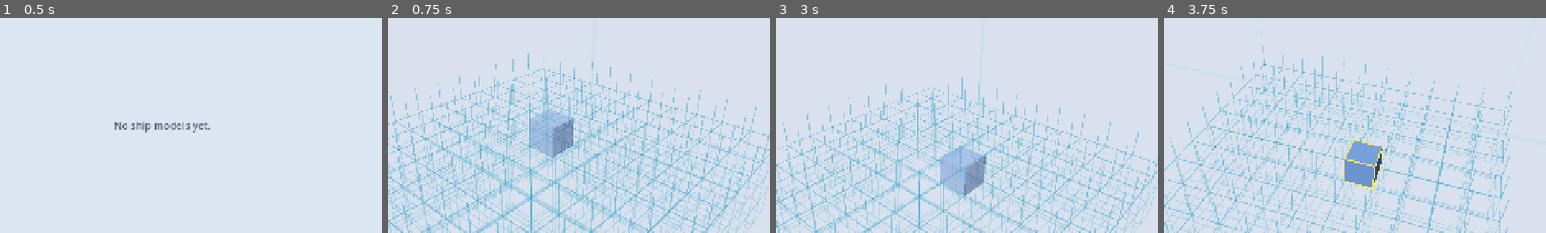
Above: before the commit, frames 1-4 (left to right).
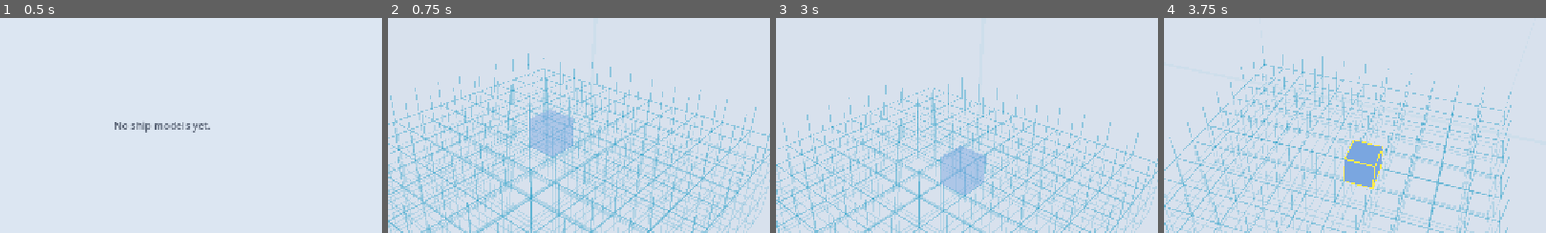
Above: after the commit, the same moments.

Repository: AkitaAttribute/SpaceMinerGame
Game: Godot game, scene res://main.tscn
The game is run twice, just before and just after one commit, with the same random seed, the same clock (stepped at 60 frames per second) and the same inputs.
Inputs (mouse positions are % of the whole screen's width and height, from its top left):
- Up to frame 1 (0.5 s): no input
- Up to frame 2 (0.75 s): click "+ Add" at 0.5 s
- Up to frame 3 (3 s): click "⚙" at 1.25 s; click "Resume" at 2 s; tap Enter at 2.75 s; move the mouse to (72, 45) at 2.77 s; hold D (builder_right) from 2.78 s (still down); hold Q (level_down) from 2.78 s (still down); click (72, 45) at 2.92 s
- Up to frame 4 (3.75 s): release D (builder_right) at 3.5 s; release Q (level_down) at 3.5 s; tap Space (place_part) at 3.5 s; drag from (30, 55) to (45, 70) at 3.52 s
The pictures show only the part of the screen within x 29-79%, y 26-76%; the shares and areas given below are measured in that part.

Frame 1 is identical in both runs. In frame 2, 0.7% of the frame differs, in the area x 43-49%, y 46-65%; in frame 3, 0.6%; in frame 4, 0.1%.

Commit message:
Render builder parts with flat unshaded colors

Diff:
--- a/scripts/part_factory.gd
+++ b/scripts/part_factory.gd
@@ -268,8 +268,14 @@
         final_color.a = 0.46
         material.transparency = BaseMaterial3D.TRANSPARENCY_ALPHA
     material.albedo_color = final_color
+
+    # Ship-builder parts are editor geometry, not scene-lit objects. Keep every
+    # color region completely flat/unshaded so adjacent pieces read as one model
+    # instead of each procedural mesh picking up its own lighting gradient.
+    material.shading_mode = BaseMaterial3D.SHADING_MODE_UNSHADED
     material.metallic = 0.0
-    material.roughness = 0.82
+    material.roughness = 1.0
+
     if double_sided:
         # Hollow thrusters have intentionally visible inner and outer walls.
         # Disabling culling prevents the shell from disappearing at grazing
